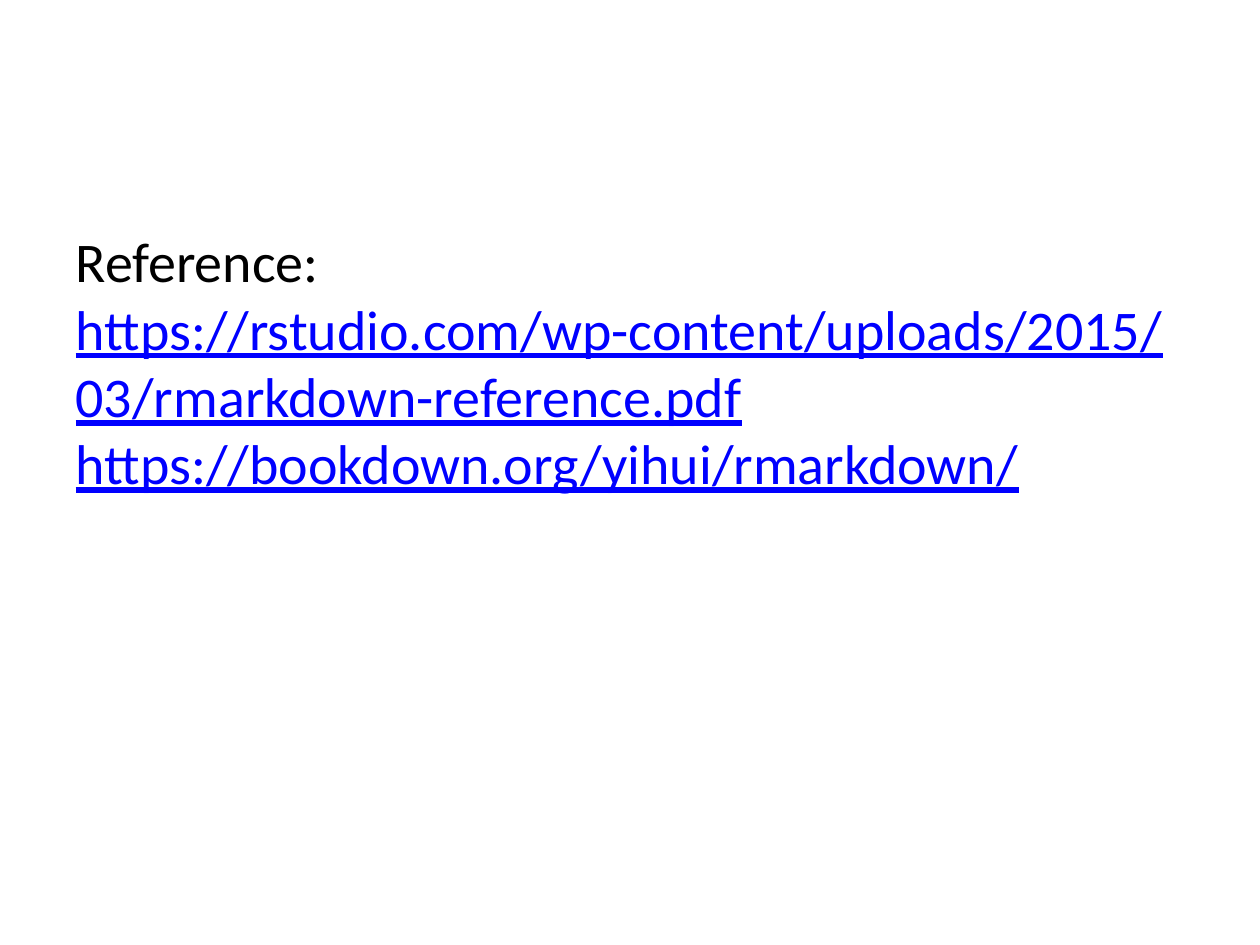
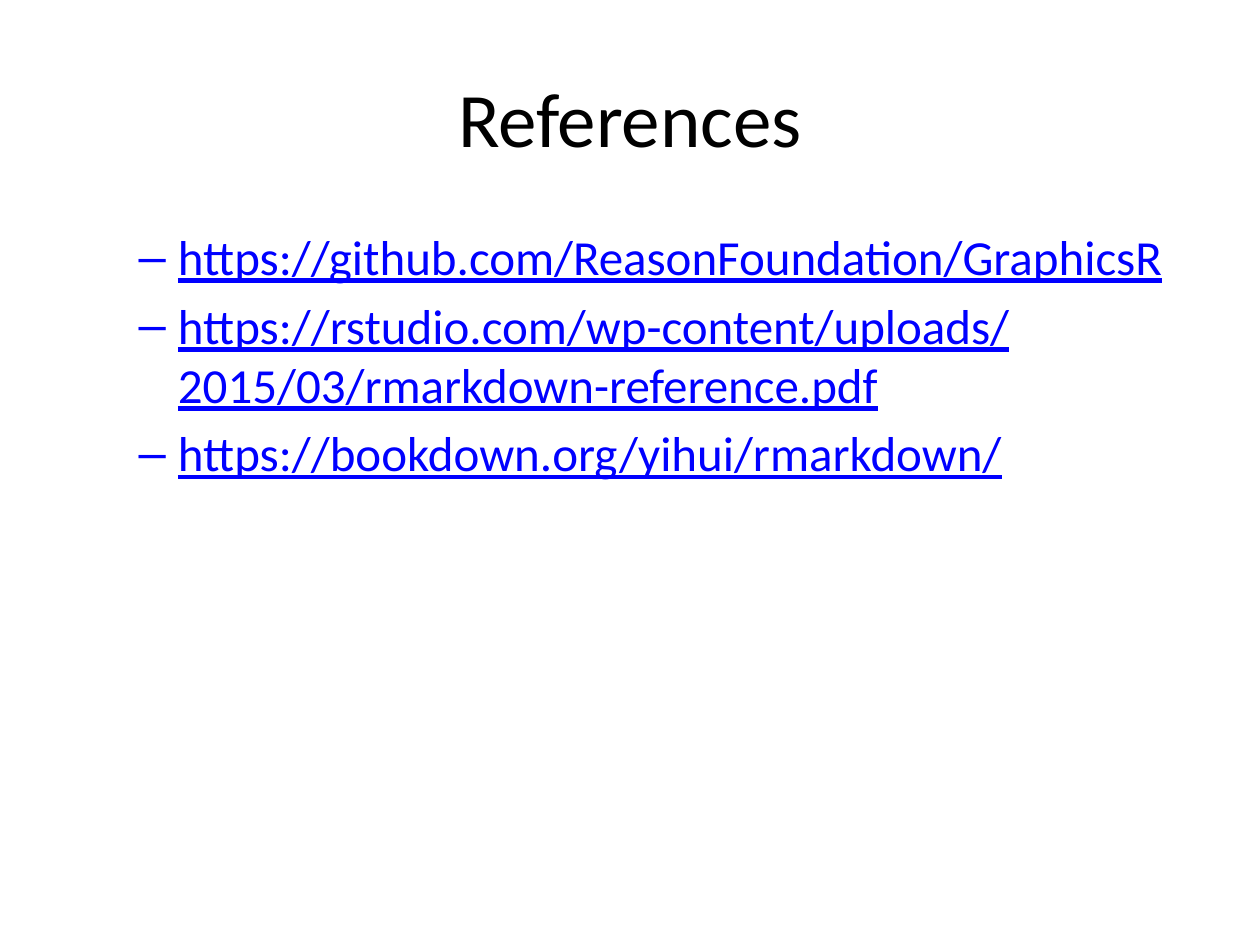
Before and after one commit to ReasonFoundation/GraphicsR, a slide deck: slide 6 of SamplePPD.pptx (slide 2 before the commit). Drawn at 1260x945 pixels with LibreOffice and Linux fonts; fonts in the diff are those of the drawing. Boxes give left, top, right and bottom in pixels: in the first picture for what was removed or moved away, otherwise in the second. Text is boxed around its words. In the diff, an @@ line names an element or a change of style, - is before the commit and + after.

Commit message:
Updt SamplePPD Rmarkdown rmd

```diff
--- a/SamplePPD.pptx
+++ b/SamplePPD.pptx
@@ title added at bbox=[458, 94, 801, 148], 44 pt, text #000000 @@
+References
@@ text at bbox=[178, 241, 1162, 480]: text changed; size 32 to 28 pt @@
-Reference: https://rstudio.com/wp-content/uploads/2015/03/rmarkdown-reference.pdf https://bookdown.org/yihui/rmarkdown/
+  – https://github.com/ReasonFoundation/GraphicsR
+  – https://rstudio.com/wp-content/uploads/2015/03/rmarkdown-reference.pdf
+  – https://bookdown.org/yihui/rmarkdown/
```
Also in this commit, not shown: 4 other slides changed, 1 slide added, 1 slide removed, 4 other files.
